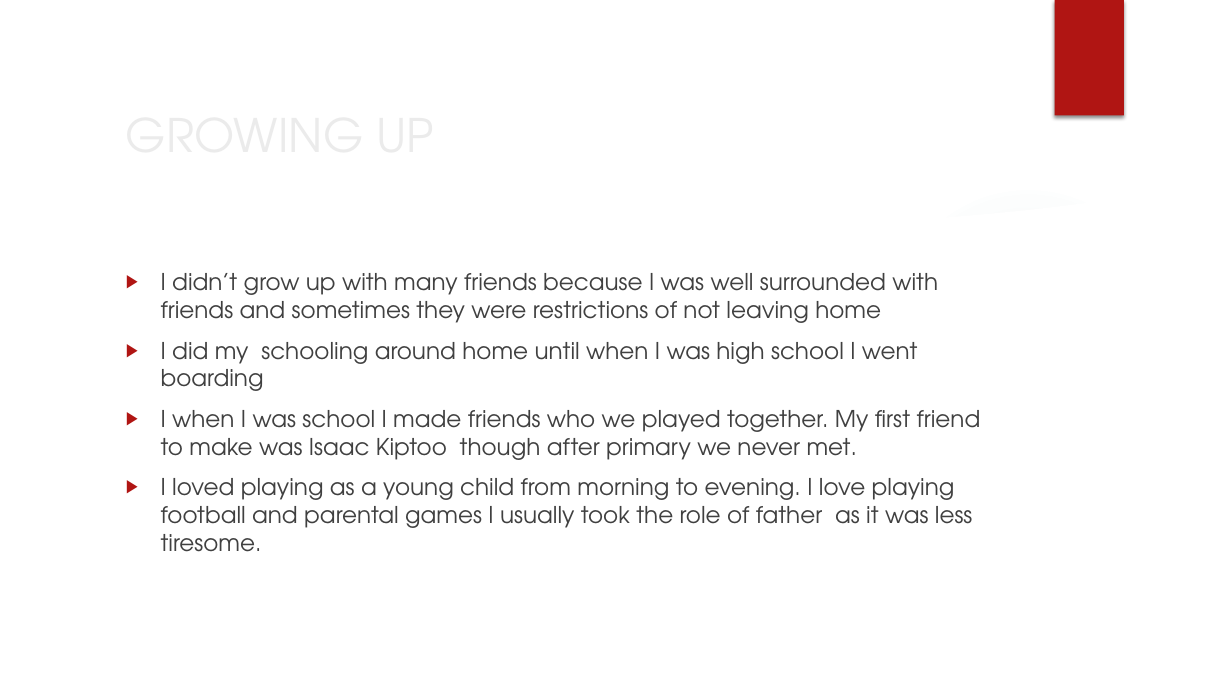
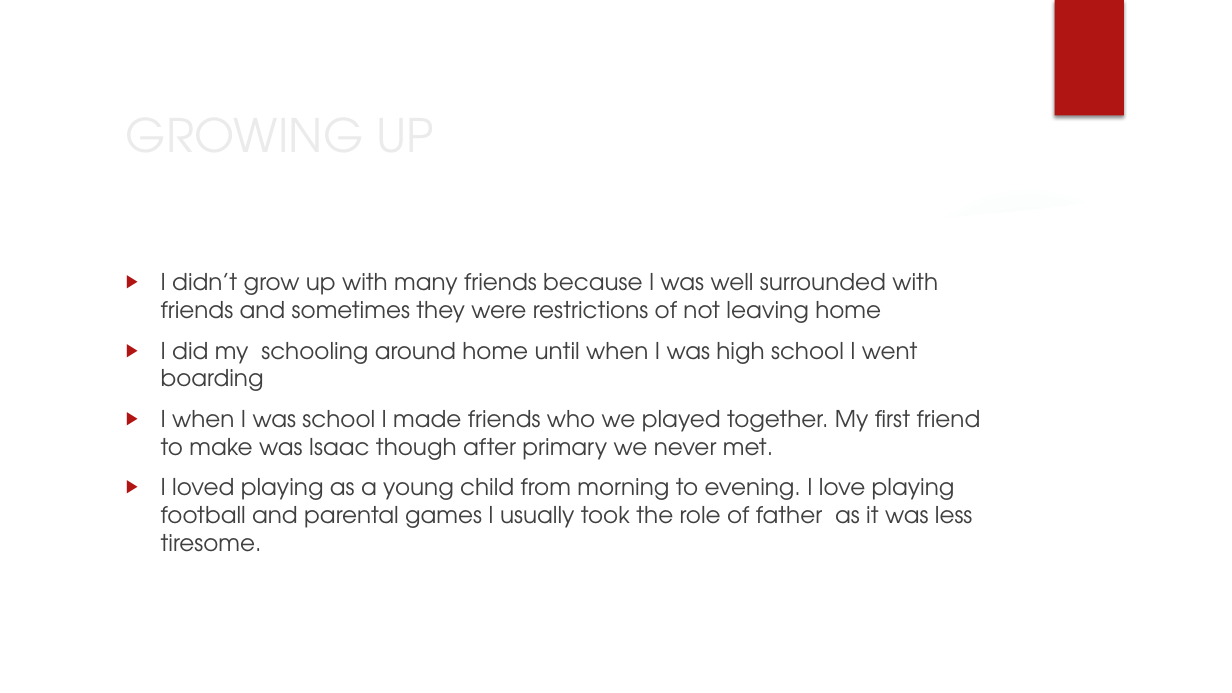
Before and after one commit to emmanakitare/capstone-portfolio, a slide deck: slide 5 of Nakitare_capstone_project/(3) powerpoint presentation autobiography.pptx. Drawn at 1232x693 pixels with LibreOffice and Linux fonts; fonts in the diff are those of the drawing; background and template pictures are left out. Boxes give left, top, right and bottom in pixels: in the first picture for what was removed or moved away, otherwise in the second. Text is boxed around its words. In the diff, an @@ line names an element or a change of style, - is before the commit and + after.

```diff
--- a/Nakitare_capstone_project/(3) powerpoint presentation autobiography.pptx
+++ b/Nakitare_capstone_project/(3) powerpoint presentation autobiography.pptx
@@ text at [161,410,981,460]: text changed @@
-▶ I when I was school I made friends who we played together. My first friend to make was Isaac Kiptoo though after primary we never met.
+▶ I when I was school I made friends who we played together. My first friend to make was Isaac though after primary we never met.
```
Also in this commit, not shown: 7 other slides changed, 10 other files.
